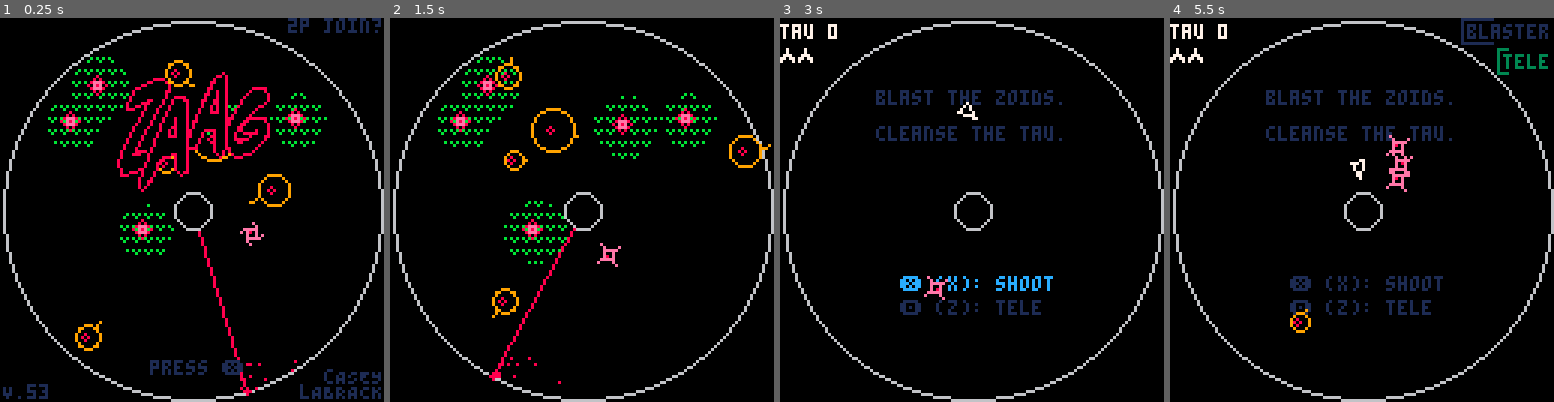
Above: before the commit, frames 1-4 (left to right).
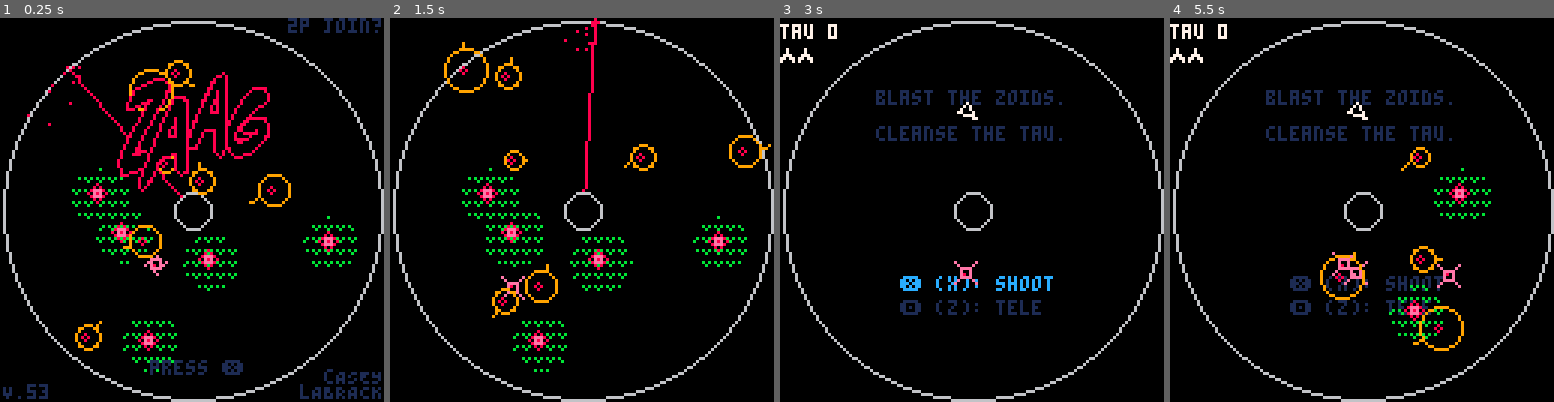
Above: after the commit, the same moments.

Repository: caseylabrack/laser
Game: PICO-8 cartridge zaag.p8
The game is run twice, just before and just after one commit, with the same random seed, the same clock (stepped at 60 frames per second) and the same inputs.
Inputs:
- Up to frame 1 (0.25 s): no input
- Up to frame 2 (1.5 s): tap X (X key) at 0.33, 1.07 s; tap O (Z key) at 0.7 s
- Up to frame 3 (3 s): hold Right 1.6-2.1 s; tap O (Z key) every 0.4 s from 1.7 to 2.9 s; tap X (X key) at 1.85, 2.97 s; hold Up 2.15-2.42 s; hold Right from 2.47 s (still down)
- Up to frame 4 (5.5 s): release Right at 3.03 s; hold Left 3.08-3.58 s; tap O (Z key) every 0.4 s from 3.3 to 5.3 s; hold Down 3.63-3.97 s; hold Right 4.02-4.68 s; tap X (X key) at 4.08, 5.2 s; hold Up 4.73-5.03 s; hold Left from 5.08 s (still down)

The runs differ from the first frame. In frame 1, 4.9% of the frame differs, in the area x 7-93%, y 10-99%; in frame 2, 5.9%, in the area x 12-93%, y 0-96%; in frame 3, 0.3%; in frame 4, 3.6%.

Commit message:
proximity based chasing is fun

Diff:
--- a/zaag.p8
+++ b/zaag.p8
@@ -811,7 +811,7 @@
 }
 
 function makelvl()
-	budget=-1
+	budget=7
 	lvls={roids=1,bomb=3}
 
 	while budget>0 do
@@ -1270,9 +1270,9 @@
 --homing bomb
 function spawnbomb()
 	return setmetatable({
-			r=3,dx=0,dy=0,t=.02,
+			r=3,dx=0,dy=0,t=.025,
 			enabled=false,timer=0,
-			frametick=0,
+			frametick=0,state="idle",
 			spawn=function(_ENV)
 				local a,d=aim_away(.25,.6),rnd(64-24)+12
 				x,y,dx,dy,enabled,
@@ -1282,26 +1282,32 @@
 			end,
 
 			update=function(_ENV)
-				if enabled then
-					if stunned then
-						timer-=1
-						if timer<0 then stunned=false end
-					else
-						local target=closestplayer(h)
+				if not enabled then return end
+				if stunned then
+					timer-=1
+					if timer<0 then stunned=false end
+				else
+					local target=closestplayer(h)
+					local d=dist(x,y,target.x,target.y)
+					if d<32 then
+						if state~="chase" then sfx(9) end
+						state="chase"
 						local a=atan2(target.x-x+rnd(4)-2,target.y-y+rnd(4)-2)
 						dx+=cos(a)*t dy+=sin(a)*t
 						frametick+=1
+					else
+						state="idle"
 					end
-					dx*=.99 dy*=.99
---					dx*=.97 dy*=.97
-					x+=dx	y+=dy
-					local a2=atan2(x-64,y-64)
-					if dist(x,y,64,64)<8 then
-						x,y=64+cos(a2)*8,64+sin(a2)*8
-					end
-					if dist(x,y,64,64)>63 then
-						x,y=64+cos(a2)*63,64+sin(a2)*63
-					end
+				end
+--				dx*=.99 dy*=.99
+				dx*=.97 dy*=.97
+				x+=dx	y+=dy
+				local a2=atan2(x-64,y-64)
+				if dist(x,y,64,64)<8 then
+					x,y=64+cos(a2)*8,64+sin(a2)*8
+				end
+				if dist(x,y,64,64)>63 then
+					x,y=64+cos(a2)*63,64+sin(a2)*63
 				end
 			end,
 
@@ -1310,14 +1316,16 @@
 					palt(10,true)
 					palt(0,false)
 					local _x,_y=0,0
-					if stunned then
+					if stunned or state~="chase" then
 						spr(23,x-4,y-4)
 						_x,_y=rnd(),rnd()
 					else
-						spr((flr(frametick%16)/4)+16,x-4,y-4)
-						_x=dx<0 and 1 or 0
-						_y=dy<0 and 1 or 0
---						pset(x-(dx<0 and 1 or 0),y-(dy<0 and 1 or 0),8)
+						if state=="chase" then
+							spr((flr(frametick%16)/4)+16,x-4,y-4)
+							_x=dx<0 and 1 or 0
+							_y=dy<0 and 1 or 0
+
+						end
 					end
 					pset(x-_x,y-_y,8)
 					palt()
@@ -1897,14 +1905,14 @@
 end,
 },{__index=_ENV})
 __gfx__
-000000000007000000000000000000000000000000c00c000020020000000000000000000000000066666666666666666666666600e000000000e00000000000
-0000000000707000000000000e0000e00e0000e00c0cc0c00202202000200200002002000020020060000bb6600008866000000600ee00000000ee0000000000
-00700700070007000000000000eeee0000eeee00c0c66c0c202222020200002002022020020220206000bbb6600888066000000600eeeeee0eeeee0000000000
-00077000070007000008000000e00e0000e88e000c6666c0022882200002200000200200002882006b0bb006608880066000000600e00ee0eee00e0000000000
-00077000077777000080800000e00e0000e88e000c6666c00228822000022000002002000028820060bb000668800006600000060ee00e0000e00eee00000000
-00700700070007000008000000eeee0000eeee00c0c66c0c20222202020000200202202002022020666666666666666666666666eeeeee0000eeeee000000000
-0000000007000700000000000e0000e00e0000e00c0cc0c0020220200020020000200200002002000000000000000000000000000000ee0000ee000000000000
-000000000000000000000000000000000000000000c00c000020020000000000000000000000000000000000000000000000000000000e00000e000000000000
+000000000007000000000000aaaaaaaa0000000000c00c000020020000000000000000000000000066666666666666666666666600e000000000e00000000000
+000000000070700000000000aaaaaaaa000000000c0cc0c00202202000200200002002000020020060000bb6600008866000000600ee00000000ee0000000000
+007007000700070000000000aaeeeeaa00000000c0c66c0c202222020200002002022020020220206000bbb6600888066000000600eeeeee0eeeee0000000000
+000770000700070000080000aae00eaa000000000c6666c0022882200002200000200200002882006b0bb006608880066000000600e00ee0eee00e0000000000
+000770000777770000808000aae00eaa000000000c6666c00228822000022000002002000028820060bb000668800006600000060ee00e0000e00eee00000000
+007007000700070000080000aaeeeeaa00000000c0c66c0c20222202020000200202202002022020666666666666666666666666eeeeee0000eeeee000000000
+000000000700070000000000aaaaaaaa000000000c0cc0c0020220200020020000200200002002000000000000000000000000000000ee0000ee000000000000
+000000000000000000000000aaaaaaaa0000000000c00c000020020000000000000000000000000000000000000000000000000000000e00000e000000000000
 aeaaaaaaaaeaaaaaaaaeaaaaaaaaeaaa000800000e00000000700000eaaaaaae0000000000000000000000000000000000000000100000000000000000000000
 aaeaaaaeaaaeaaaaaaaaeaaaaaaaaeaa0080800000e0000e00700000aeaaaaea0000000000000000000000000000000000000011710000000000000000000000
 aaeeeeeaaaeeeeaeaaeeeeaaaeeeeeaa08eee80000eeeee007770000aaeeeeaa0000000000000000011110000000000000000177710000000000000000000000
